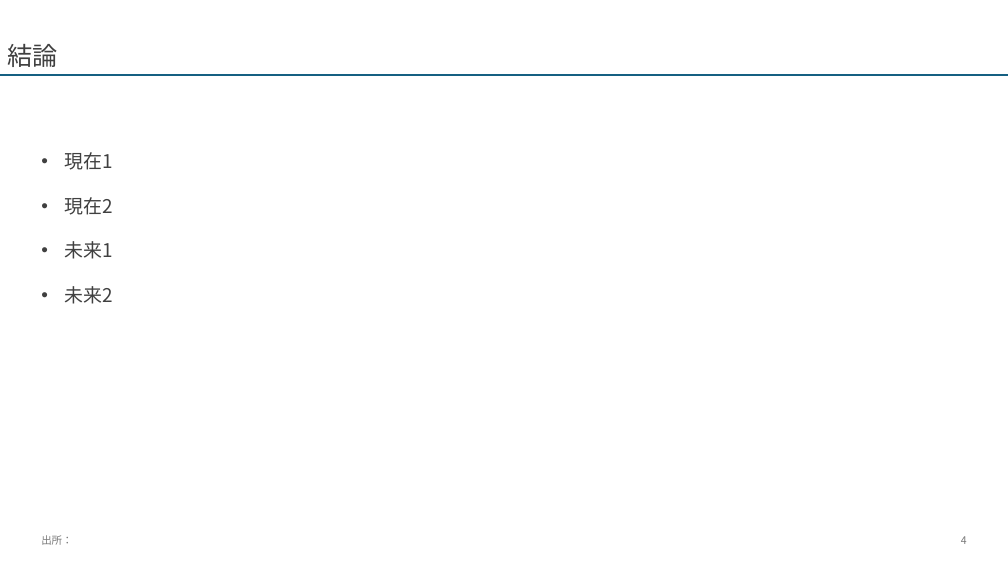
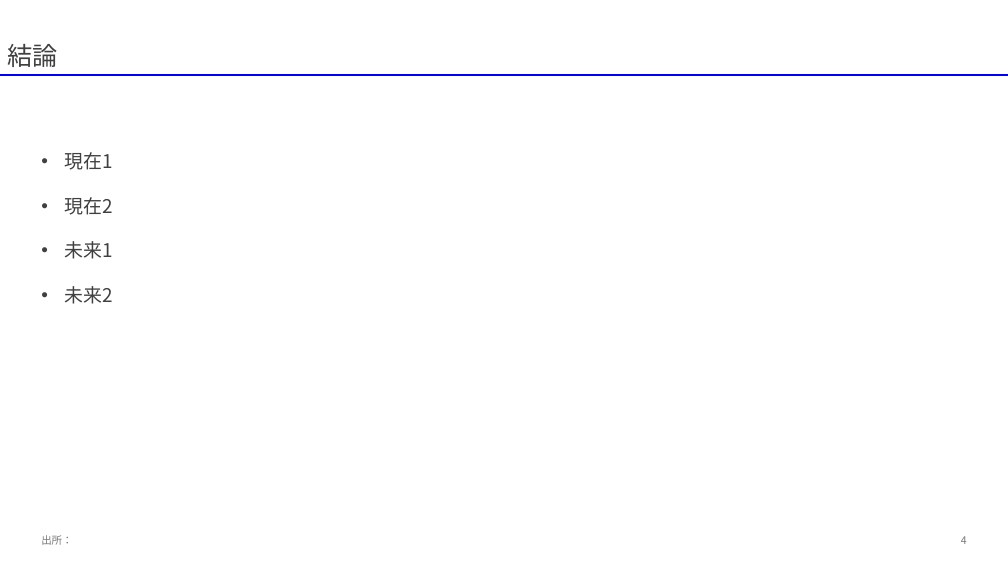
Before and after one commit to yuzucha16/templates, a slide deck: slide 4 of 1_powerpoint/baseline1.pptx. Drawn at 1008x567 pixels with LibreOffice and Linux fonts; fonts in the diff are those of the drawing. Boxes give left, top, right and bottom in pixels: in the first picture for what was removed or moved away, otherwise in the second. Text is boxed around its words. In the diff, an @@ line names an element or a change of style, - is before the commit and + after.

```diff
--- a/1_powerpoint/baseline1.pptx
+++ b/1_powerpoint/baseline1.pptx
@@ line (0, 75) - (1008, 75): stroke #156082 2.25 pt to #0000FF 2.25 pt @@
```
Also in this commit, not shown: 2 other slides changed, 1 other file.
